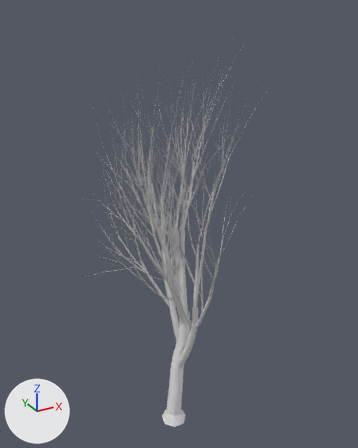
An edit to the glTF model art/models/prop_tree_elm.glb, drawn before and after from the same camera.
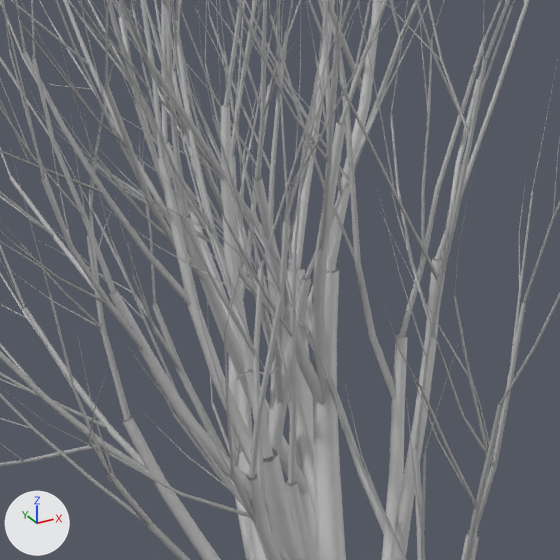
Each version appears first whole from a camera (50 mm lens) standing at (-7.92, -14.87, 16.62) and looking at (0.63, 0.67, 8.85), and next in a close-up on the part from 32% to 64% of the width and 39% to 65% of the height. The axes (+X, +Y, +Z) are drawn at lower left. The lights are the same throughout. The last two pictures show the newer version. Objects named as collision shapes, trigger or cutter boxes, shadow casters or lower levels of detail are left out. Vertices at exactly the same position are counted once.

The first close-up shows 'Tree'.
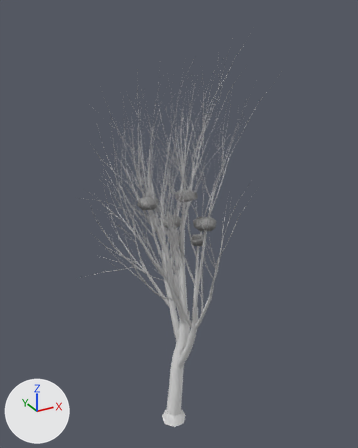
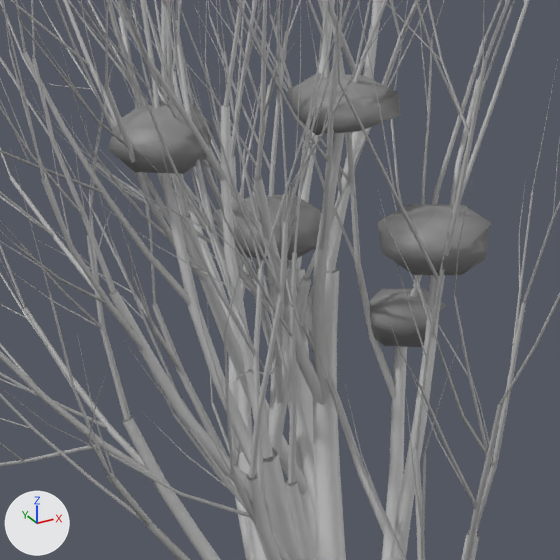
What differs and where, as boxes (x1, y1, x2, y2) in the close-ups (560 x 560 px):
part 1 of me_tree, added
    after: (367, 288, 446, 347)
part 2 of me_tree, added
    after: (286, 73, 401, 135)
part 3 of me_tree, added
    after: (108, 104, 213, 174)
part 4 of me_tree, added
    after: (214, 195, 321, 260)
part 5 of me_tree, added
    after: (377, 204, 492, 275)

The change in detail:
me_tree is used by ob_tree; location (0.0, 0.0, 0.0).
me_tree had 6934 vertices, 9860 faces and spanned x -3.9..3.2, y -4.2..5.7, z -0.2..16.2.
me_tree now has 7034 vertices, 10040 faces and spans x -3.9..3.2, y -4.2..5.7, z -0.2..16.2.
me_tree part 1: a new loose piece of 20 vertices spanning x 0.4..1.1, y -1.0..-0.3, z 8.4..8.9, in mat_bark.
me_tree part 2: a new loose piece of 20 vertices spanning x -0.3..0.6, y -1.2..-0.3, z 10.4..10.8, in mat_bark.
me_tree part 3: a new loose piece of 20 vertices spanning x -1.5..-0.6, y -0.5..0.2, z 10.1..10.5, in mat_bark.
me_tree part 4: a new loose piece of 20 vertices spanning x -0.2..0.7, y 0.2..1.2, z 8.8..9.3, in mat_bark.
me_tree part 5: a new loose piece of 20 vertices spanning x 0.1..1.0, y -1.9..-1.0, z 9.4..9.9, in mat_bark.
